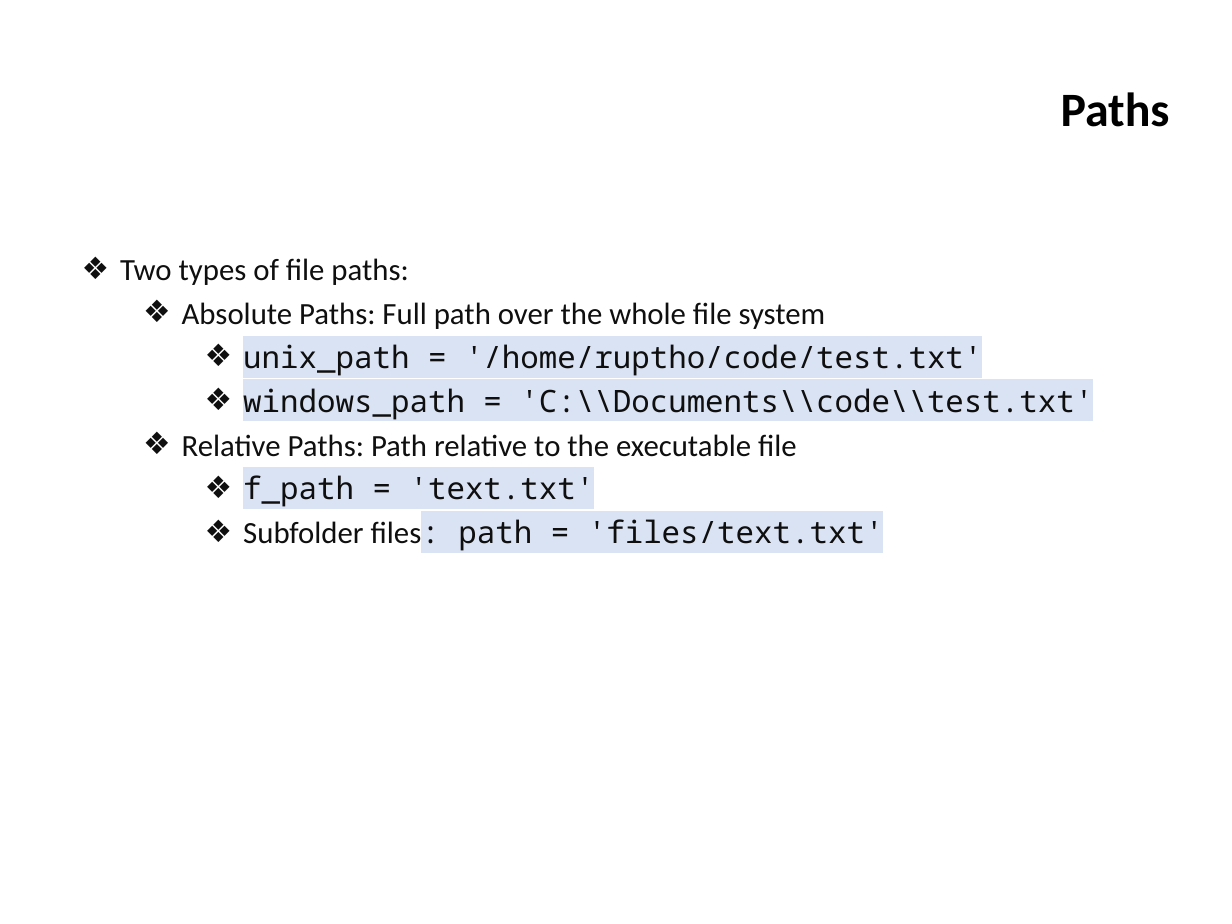
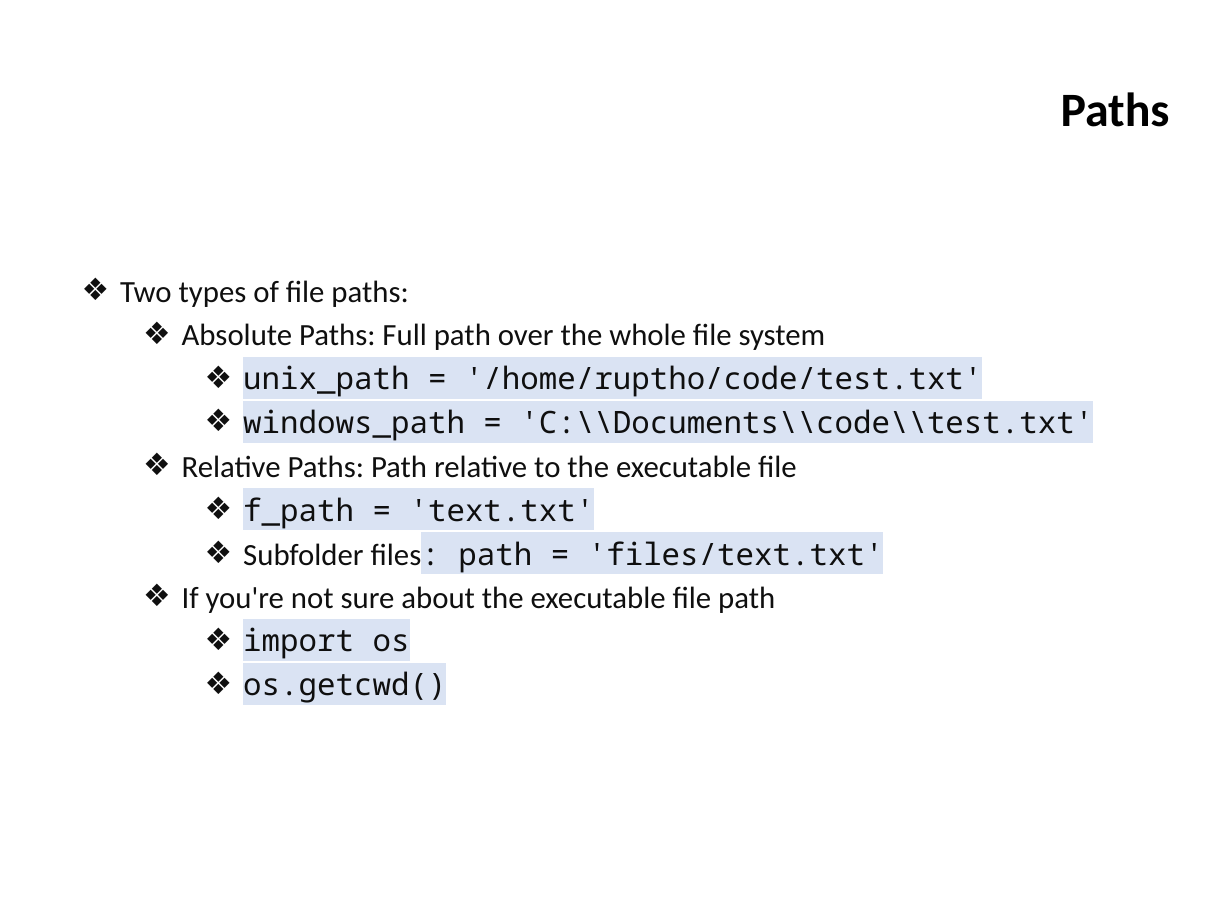
Before and after one commit to ifromm/fcsp, a slide deck: slide 5 of Slides/unit_8_prog_5.pptx. Drawn at 1232x924 pixels with LibreOffice and Linux fonts; fonts in the diff are those of the drawing; background and template pictures are left out. Boxes give left, top, right and bottom in pixels: in the first picture for what was removed or moved away, otherwise in the second. Text is boxed around its words. In the diff, an @@ line names an element or a change of style, - is before the commit and + after.

Commit message:
Edit the file path after mounting Google Drive in Colab.

```diff
--- a/Slides/unit_8_prog_5.pptx
+++ b/Slides/unit_8_prog_5.pptx
@@ text "Two types of file paths:": place and size @@
-text "Two types of file paths:" at box(120, 258, 1093, 551)
+text "Two types of file paths:" at box(120, 280, 1093, 573)
@@ text added at box(182, 586, 775, 703), 18 pt, text #0F0F0F @@
+    ❖ If you're not sure about the executable file path
+      ❖ import os
+      ❖ os.getcwd()
```
Also in this commit, not shown: 1 other slide changed, 1 slide added.
